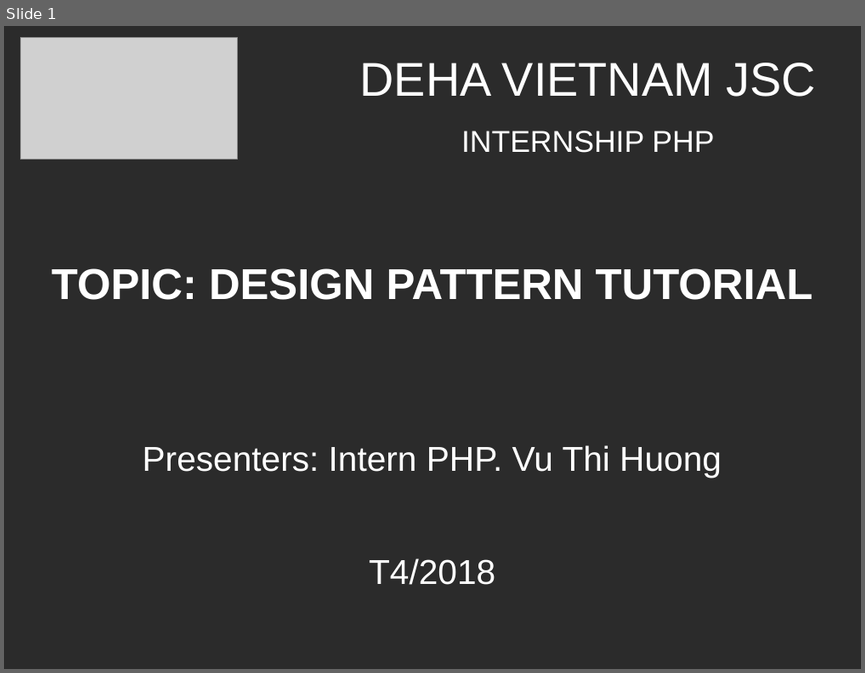
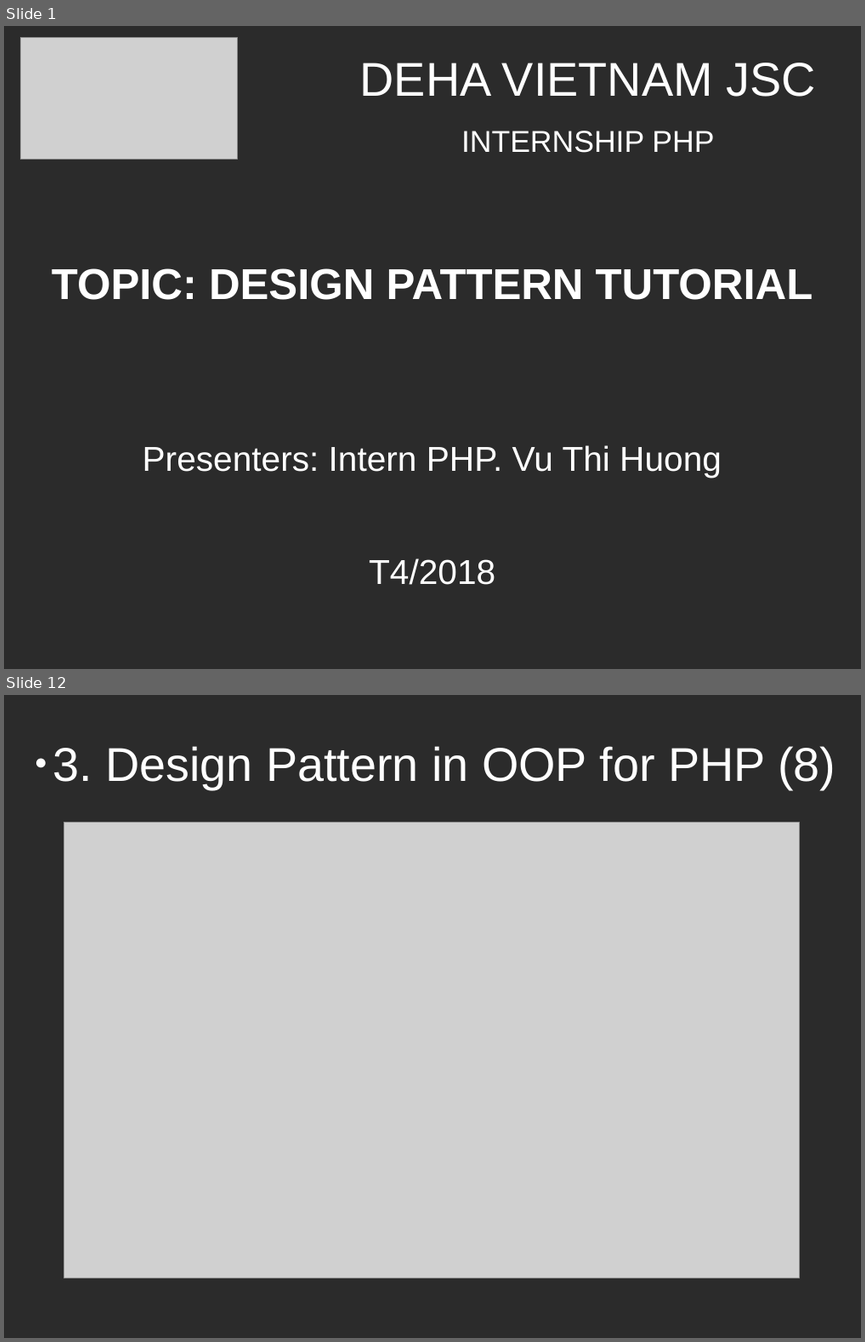
Before and after one commit to huongvt789/design-parttern, a slide deck: design-pattern.odp. Shown one above the other, each under a label of ours: slide 1 before the commit, slides 1 and 12 after it; the slides between them are not shown. The pictures are 865x673 and 865x1342 pixels, drawn with LibreOffice and Linux fonts; fonts in the diff are those of the drawing; grey boxes stand for pictures; background and template pictures are left out; a plain dark background stands for a picture behind light text. Boxes give left, top, right and bottom in pixels: in the first picture for what was removed or moved away, otherwise in the second. Text is boxed around its words. In the diff, an @@ line names an element or a change of style, - is before the commit and + after.

```diff
--- a/design-pattern.odp
+++ b/design-pattern.odp
@@ slide 12 added at (x1=4, y1=695, x2=861, y2=1338), background picture (left out) @@
@@ title added at (x1=52, y1=746, x2=835, y2=789), 43.9 pt, text #FFFFFF @@
+● 3. Design Pattern in OOP for PHP (8)
@@ picture added at (x1=64, y1=823, x2=800, y2=1278) @@
```
Also in this commit, not shown: 4 slides changed, 10 other slides added, 1 other file.
